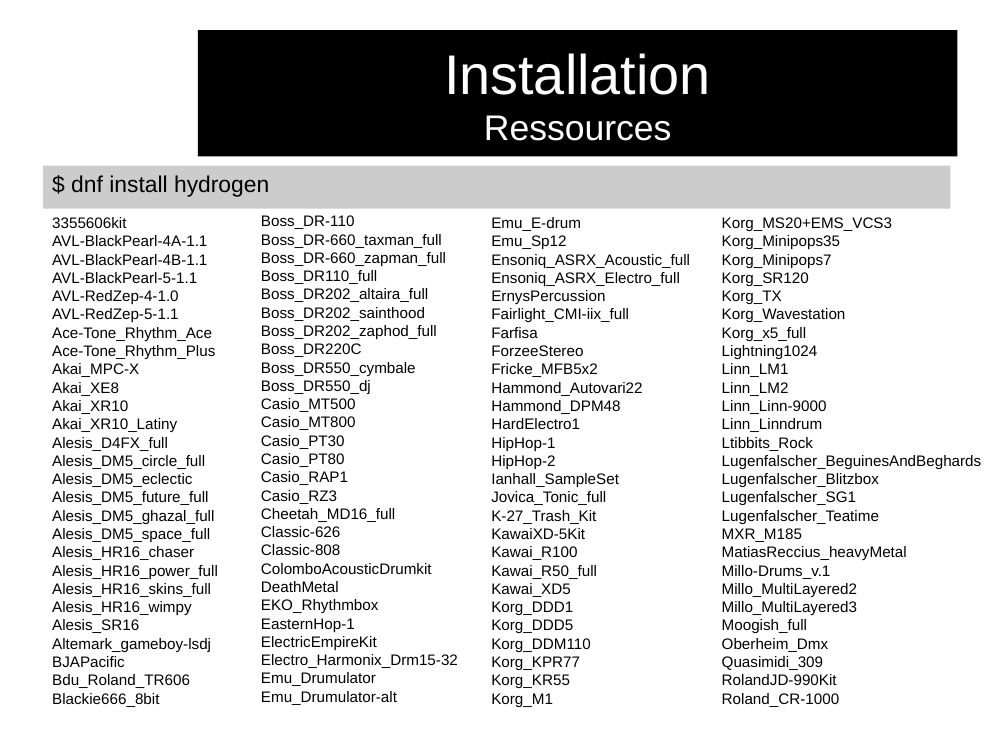
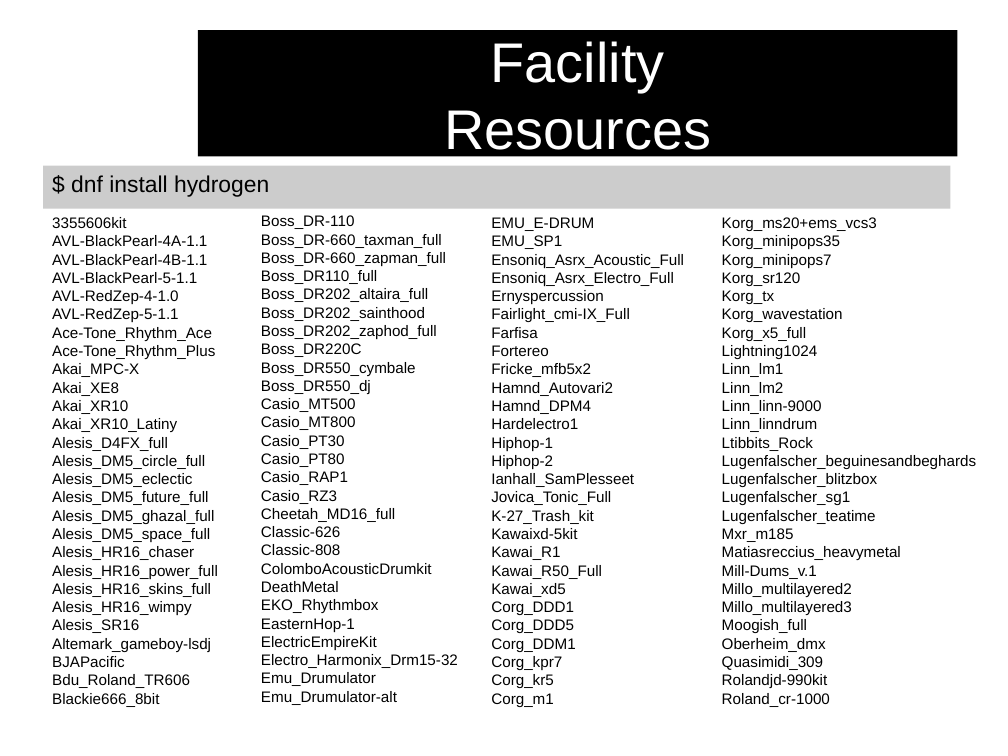
Before and after one commit to audinux/audinux.github.io, a slide deck: slide 2 of workshop/audio/Hydrogen.odp. Drawn at 1008x756 pixels with LibreOffice and Linux fonts; fonts in the diff are those of the drawing; background and template pictures are left out. Boxes give left, top, right and bottom in pixels: in the first picture for what was removed or moved away, otherwise in the second. Text is boxed around its words. In the diff, an @@ line names an element or a change of style, - is before the commit and + after.

```diff
--- a/workshop/audio/Hydrogen.odp
+++ b/workshop/audio/Hydrogen.odp
@@ title at (x1=444, y1=41, x2=711, y2=159): text changed @@
-Installation
-Ressources
+Facility
+Resources
@@ text at (x1=491, y1=217, x2=684, y2=322): text changed @@
-Emu_E-drum
-Emu_Sp12
-Ensoniq_ASRX_Acoustic_full
-Ensoniq_ASRX_Electro_full
-ErnysPercussion
-Fairlight_CMI-iix_full
+EMU_E-DRUM
+EMU_SP1
+Ensoniq_Asrx_Acoustic_Full
+Ensoniq_Asrx_Electro_Full
+Ernyspercussion
+Fairlight_cmi-IX_Full
@@ text at (x1=722, y1=217, x2=877, y2=322): text changed @@
-Korg_MS20+EMS_VCS3
-Korg_Minipops35
-Korg_Minipops7
-Korg_SR120
-Korg_TX
-Korg_Wavestation
+Korg_ms20+ems_vcs3
+Korg_minipops35
+Korg_minipops7
+Korg_sr120
+Korg_tx
+Korg_wavestation
@@ text at (x1=491, y1=345, x2=634, y2=688): text changed @@
-ForzeeStereo
-Fricke_MFB5x2
-Hammond_Autovari22
-Hammond_DPM48
-HardElectro1
-HipHop-1
-HipHop-2
-Ianhall_SampleSet
-Jovica_Tonic_full
-K-27_Trash_Kit
-KawaiXD-5Kit
-Kawai_R100
-Kawai_R50_full
-Kawai_XD5
-Korg_DDD1
-Korg_DDD5
-Korg_DDM110
-Korg_KPR77
-Korg_KR55
-Korg_M1
+Fortereo
+Fricke_mfb5x2
+Hamnd_Autovari2
+Hamnd_DPM4
+Hardelectro1
+Hiphop-1
+Hiphop-2
+Ianhall_SamPlesseet
+Jovica_Tonic_Full
+K-27_Trash_kit
+Kawaixd-5kit
+Kawai_R1
+Kawai_R50_Full
+Kawai_xd5
+Corg_DDD1
+Corg_DDD5
+Corg_DDM1
+Corg_kpr7
+Corg_kr5
+Corg_m1
@@ text at (x1=722, y1=363, x2=822, y2=432): text changed @@
-Linn_LM1
-Linn_LM2
-Linn_Linn-9000
-Linn_Linndrum
+Linn_lm1
+Linn_lm2
+Linn_linn-9000
+Linn_linndrum
@@ text at (x1=722, y1=455, x2=977, y2=615): text changed @@
-Lugenfalscher_BeguinesAndBeghards
-Lugenfalscher_Blitzbox
-Lugenfalscher_SG1
-Lugenfalscher_Teatime
-MXR_M185
-MatiasReccius_heavyMetal
-Millo-Drums_v.1
-Millo_MultiLayered2
-Millo_MultiLayered3
+Lugenfalscher_beguinesandbeghards
+Lugenfalscher_blitzbox
+Lugenfalscher_sg1
+Lugenfalscher_teatime
+Mxr_m185
+Matiasreccius_heavymetal
+Mill-Dums_v.1
+Millo_multilayered2
+Millo_multilayered3
@@ text at (x1=722, y1=638, x2=826, y2=652): text changed @@
-Oberheim_Dmx
+Oberheim_dmx
@@ text at (x1=722, y1=674, x2=828, y2=688): text changed @@
-RolandJD-990Kit
-Roland_CR-1000
+Rolandjd-990kit
+Roland_cr-1000
```
Also in this commit, not shown: 20 other slides changed, 1 slide added, 1 slide removed, 4 other files.
